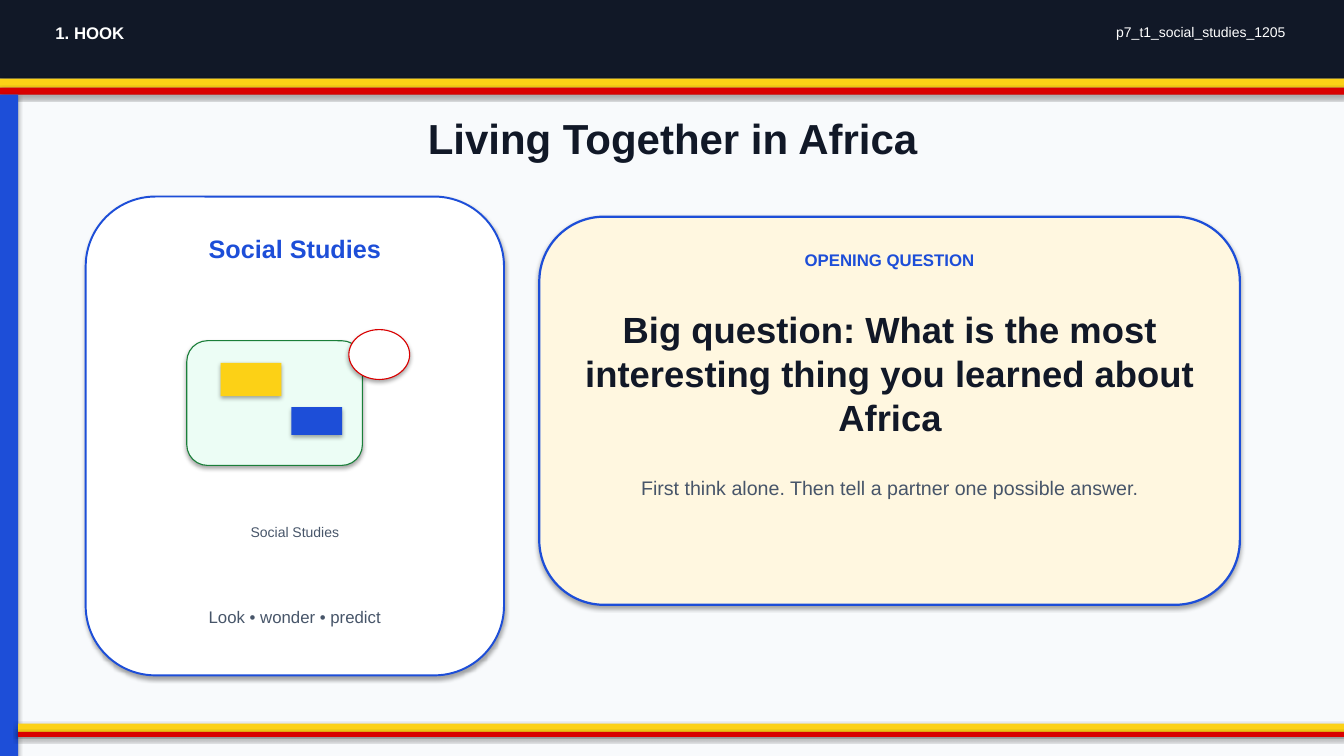
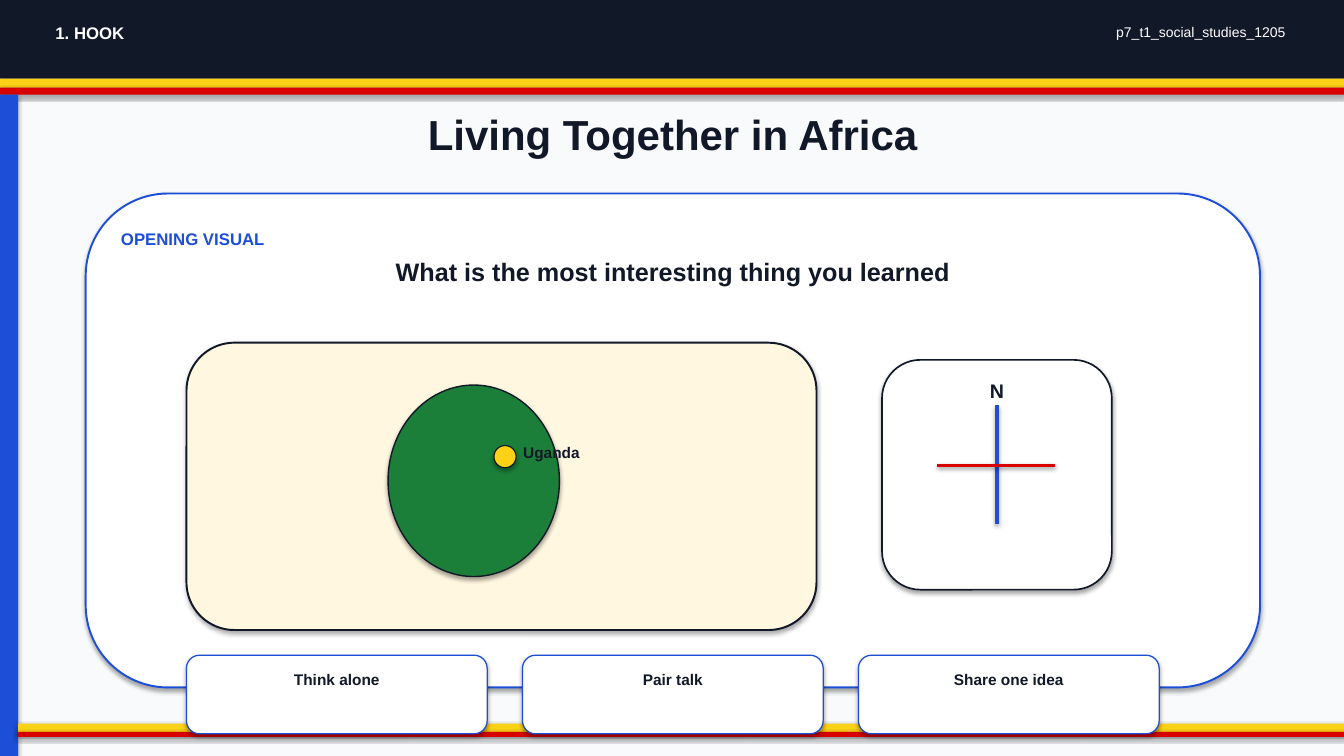
Before and after one commit to yousunjung84-edu/uganda-p7-mvp-20260629, a slide deck: slide 1 of uganda-p7-mvp/p7_t1_social_studies_1205/p7_t1_social_studies_1205.pptx. Drawn at 1344x756 pixels with LibreOffice and Linux fonts; fonts in the diff are those of the drawing. Boxes give left, top, right and bottom in pixels: in the first picture for what was removed or moved away, otherwise in the second. Text is boxed around its words. In the diff, an @@ line names an element or a change of style, - is before the commit and + after.

Commit message:
Publish infographic-first decks

```diff
--- a/uganda-p7-mvp/p7_t1_social_studies_1205/p7_t1_social_studies_1205.pptx
+++ b/uganda-p7-mvp/p7_t1_social_studies_1205/p7_t1_social_studies_1205.pptx
@@ text "Living Together in Africa": place and size @@
-text "Living Together in Africa" at <box>428,123,917,163</box>
+text "Living Together in Africa" at <box>428,119,917,159</box>
@@ rounded rectangle "OPENING VISUAL": place and size @@
-rounded rectangle "OPENING VISUAL" at <box>86,197,504,676</box>
+rounded rectangle "OPENING VISUAL" at <box>86,194,1260,688</box>
@@ rounded rectangle "OPENING VISUAL" at <box>86,194,1260,688</box>: outline #1D4ED8 1.4 pt to #1D4ED8 1.35 pt @@
@@ text in rounded rectangle at <box>121,233,265,245</box>: text changed; size 18 to 12 pt @@
-Social Studies
+OPENING VISUAL
@@ rounded rectangle removed at <box>539,217,1240,605</box> @@
@@ text at <box>396,262,950,286</box>: text changed; size 26 to 18 pt @@
-Big question: What is the most interesting thing you learned about Africa
+What is the most interesting thing you learned
@@ text removed at <box>805,254,975,270</box> @@
-OPENING QUESTION
@@ rounded rectangle removed at <box>187,341,362,466</box> @@
@@ rounded rectangle added at <box>187,343,817,630</box>, fill #FFF7E0, outline #111827 1.4 pt @@
@@ rectangle removed at <box>221,363,281,396</box> @@
@@ ellipse added at <box>388,385,560,577</box>, fill #1B7F3A, outline #111827 1 pt @@
@@ rounded rectangle added at <box>882,360,1112,590</box>, fill #FFFFFF, outline #111827 1.2 pt @@
@@ text added at <box>990,384,1004,398</box>, 14 pt, text #111827, bold @@
+N
@@ rectangle removed at <box>291,407,342,436</box> @@
@@ line added from (997, 405) to (997, 524), #1D4ED8 2.5 pt @@
@@ ellipse: place and size @@
-ellipse at <box>349,330,409,379</box>
+ellipse at <box>494,446,516,468</box>
@@ ellipse at <box>494,446,516,468</box>: fill #FFFFFF to #FCD116; outline #D90000 0.8 pt to #111827 0.8 pt @@
@@ text added at <box>523,446,580,462</box>, 11 pt, text #111827, bold @@
+Uganda
@@ line added from (938, 466) to (1056, 466), #D90000 2.5 pt @@
@@ text removed at <box>641,480,1138,499</box> @@
-First think alone. Then tell a partner one possible answer.
@@ text removed at <box>251,527,339,537</box> @@
-Social Studies
@@ text removed at <box>209,611,380,627</box> @@
-Look • wonder • predict
@@ rounded rectangle added at <box>187,655,487,734</box>, fill #FFFFFF, outline #1D4ED8 0.9 pt @@
@@ rounded rectangle added at <box>522,655,823,734</box>, fill #FFFFFF, outline #1D4ED8 0.9 pt @@
@@ rounded rectangle added at <box>859,655,1159,734</box>, fill #FFFFFF, outline #1D4ED8 0.9 pt @@
@@ text added at <box>294,674,379,685</box>, 11 pt, text #111827, bold @@
+Think alone
@@ text added at <box>643,674,703,685</box>, 11 pt, text #111827, bold @@
+Pair talk
@@ text added at <box>954,674,1064,685</box>, 11 pt, text #111827, bold @@
+Share one idea
```
Also in this commit, not shown: 4 other slides changed, 24 other files.
